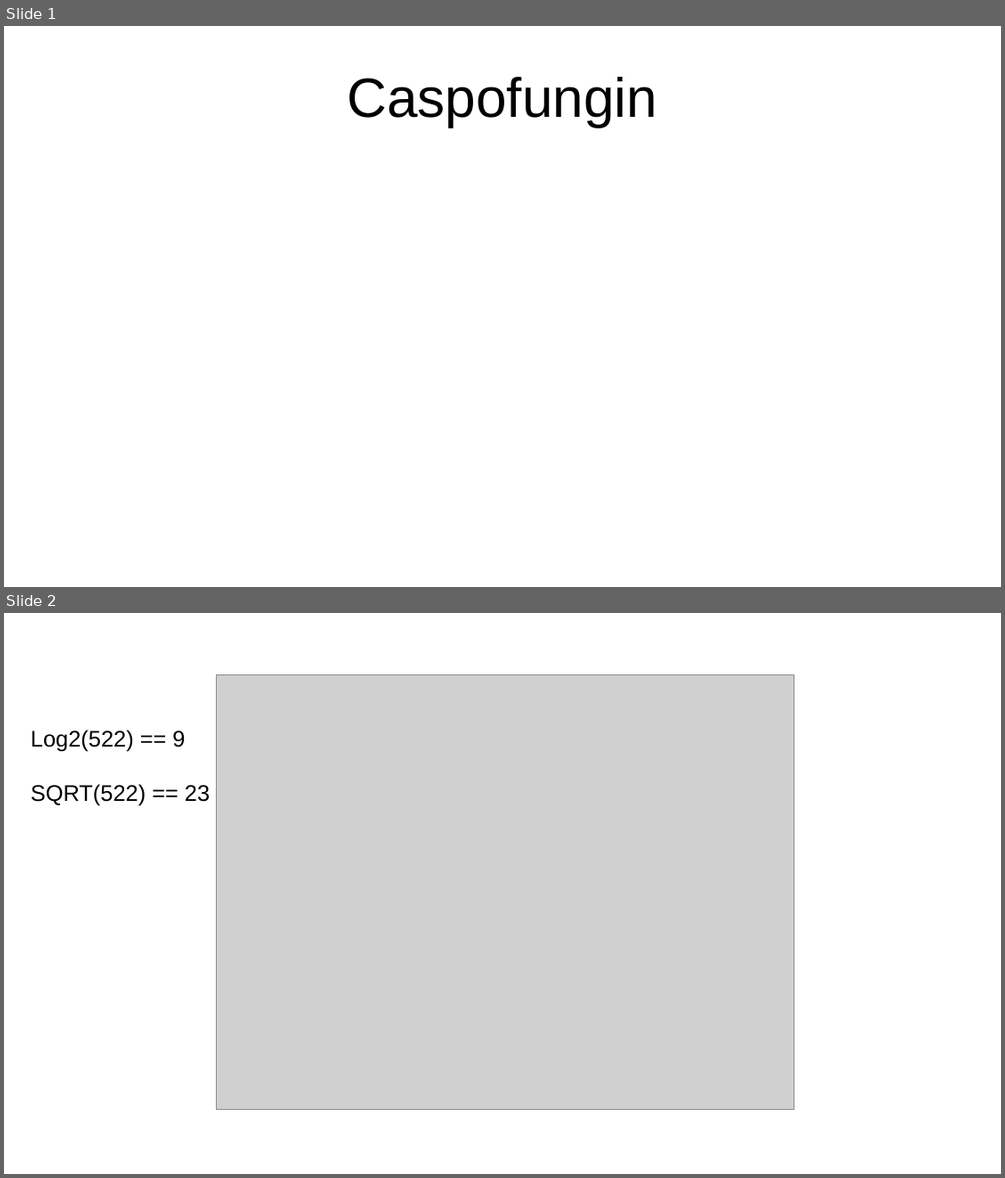
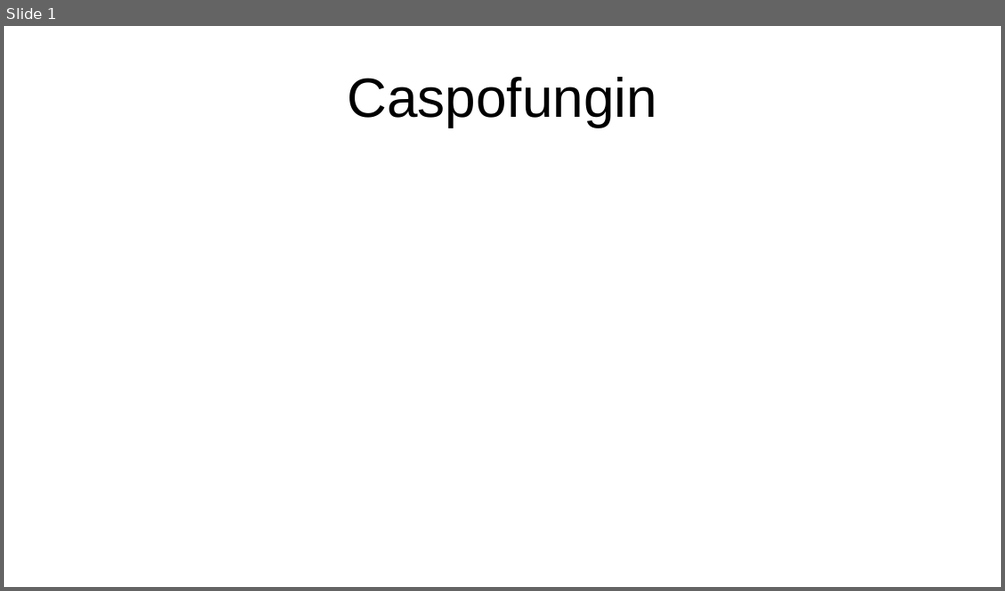
Before and after one commit to MathieuGig/Predict_Resistance_FKS1_GigM, a slide deck: Hyperparams_hunt.odp. Shown one above the other, each under a label of ours: slides 1 and 2 before the commit, slide 1 after it. The pictures are 1005x1178 and 1005x591 pixels, drawn with LibreOffice and Linux fonts; fonts in the diff are those of the drawing; grey boxes stand for pictures. Boxes give left, top, right and bottom in pixels: in the first picture for what was removed or moved away, otherwise in the second. Text is boxed around its words. In the diff, an @@ line names an element or a change of style, - is before the commit and + after.

```diff
--- a/Hyperparams_hunt.odp
+++ b/Hyperparams_hunt.odp
@@ slide 2 removed at [4, 613, 1001, 1174], background #FFFFFF @@
@@ picture removed at [217, 675, 795, 1110] @@
@@ text removed at [31, 730, 210, 805] @@
-Log2(522) == 9
-SQRT(522) == 23
```
Also in this commit, not shown: 5 slides changed, 10 other slides removed, 15 other files.
